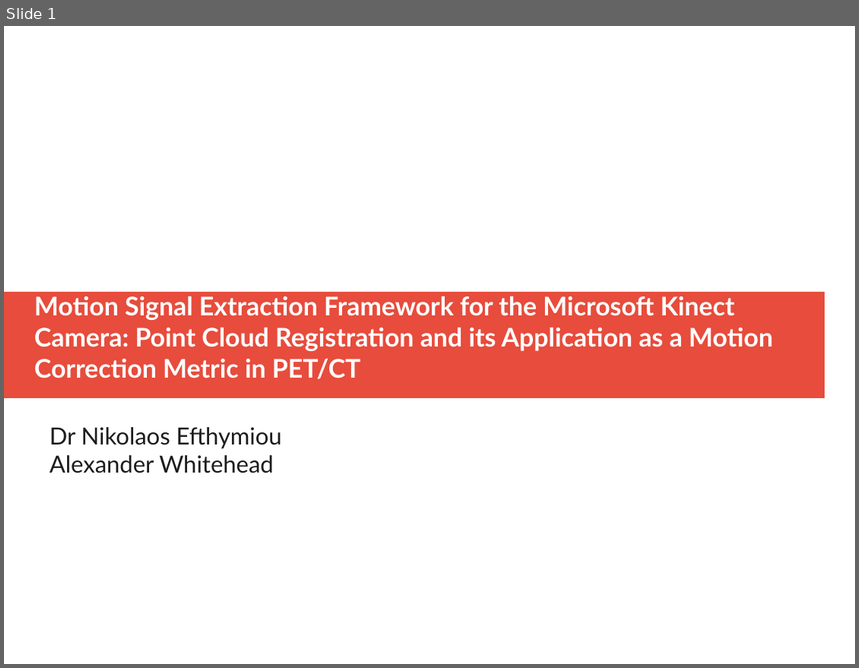
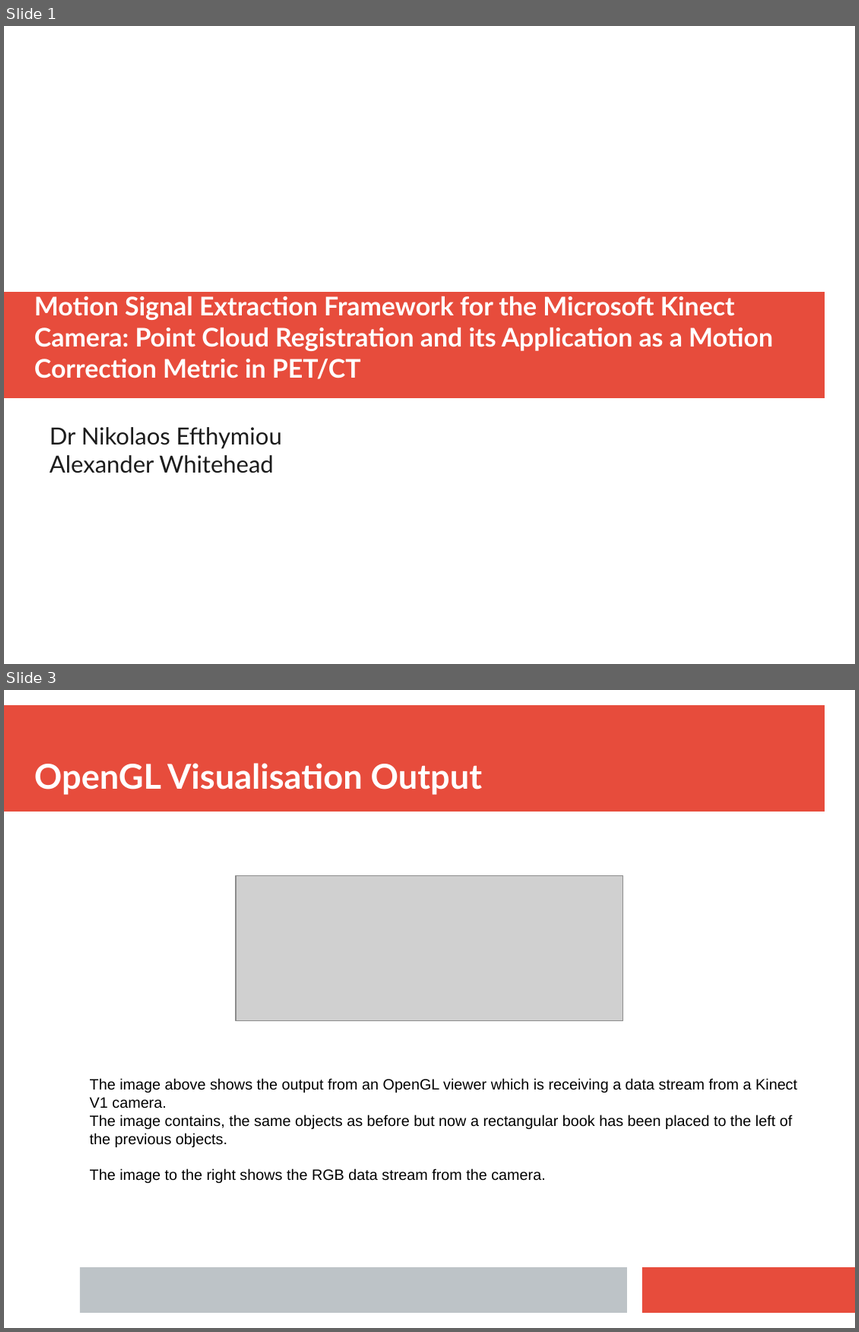
Before and after one commit to ALEXJAZZ008008/MSc-Dissertation, a slide deck: Report/Misc/Journal.pptx. Shown one above the other, each under a label of ours: slide 1 before the commit, slides 1 and 3 after it; the slides between them are not shown. The pictures are 859x668 and 859x1332 pixels, drawn with LibreOffice and Linux fonts; fonts in the diff are those of the drawing; grey boxes stand for pictures. Boxes give left, top, right and bottom in pixels: in the first picture for what was removed or moved away, otherwise in the second. Text is boxed around its words. In the diff, an @@ line names an element or a change of style, - is before the commit and + after.

```diff
--- a/Report/Misc/Journal.pptx
+++ b/Report/Misc/Journal.pptx
@@ slide 3 added at [4, 690, 855, 1328], background #FFFFFF @@
@@ rectangle added at [4, 705, 825, 812], fill #E74C3C @@
@@ text added at [34, 763, 482, 795], 32 pt, text #FFFFFF, bold @@
+OpenGL Visualisation Output
@@ picture added at [236, 876, 623, 1021] @@
@@ text added at [90, 1078, 797, 1183], 14 pt, text #000000 @@
+The image above shows the output from an OpenGL viewer which is receiving a data stream from a Kinect V1 camera.
+The image contains, the same objects as before but now a rectangular book has been placed to the left of the previous objects.
+The image to the right shows the RGB data stream from the camera.
@@ rectangle added at [80, 1268, 627, 1313], fill #BDC3C7 @@
@@ rectangle added at [643, 1268, 855, 1313], fill #E74C3C @@
```
Also in this commit, not shown: 2 slides changed, 7 other slides added, 1 slide removed, 8 other files.
